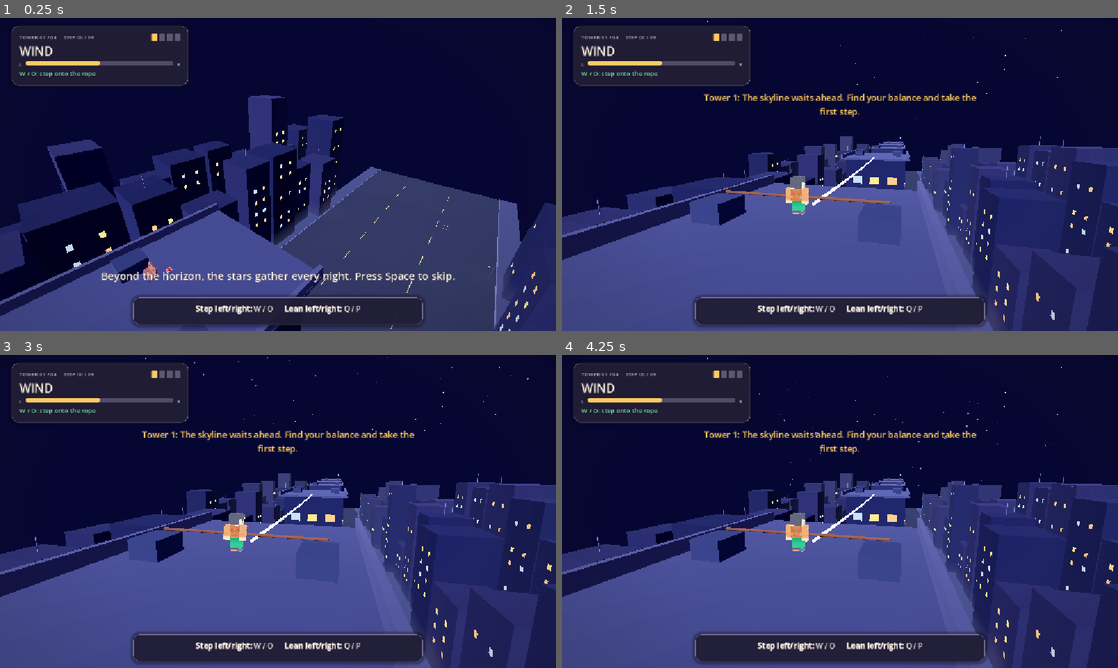
Above: before the commit, frames 1-4 (two rows, left to right).
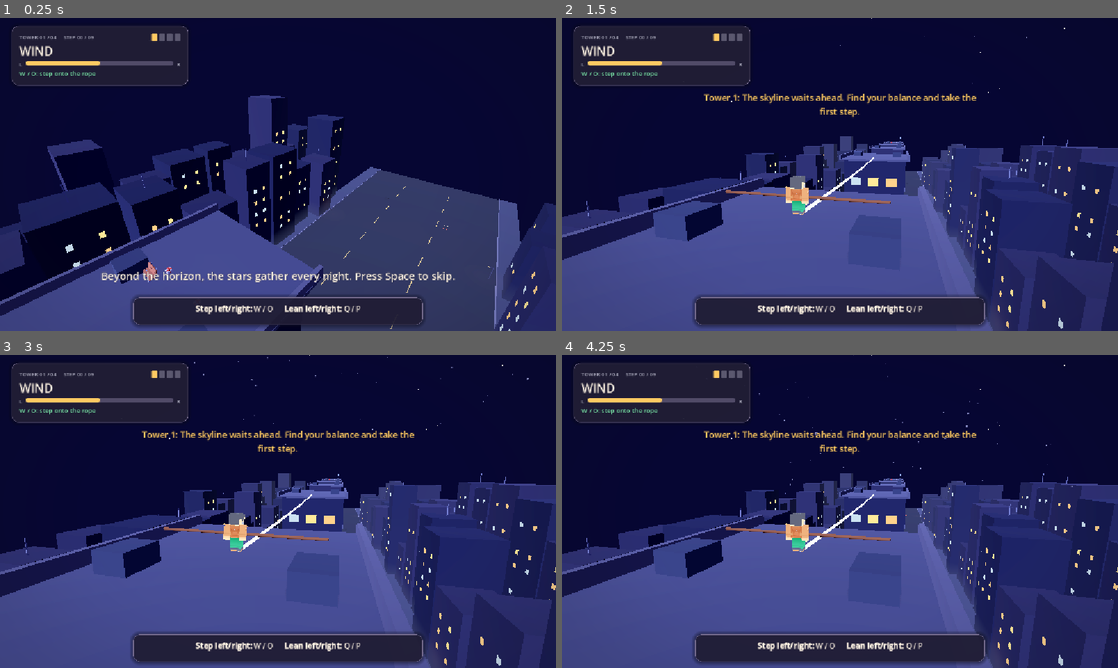
Above: after the commit, the same moments.

Repository: Ady-computerscience/tightrope_walker_alpha
Game: Godot game, scene res://scenes/main.tscn
Two runs of this game, one before a commit and one after it. Both use one fixed random seed, a clock stepped at 60 frames per second and the inputs below.
Inputs:
- Up to frame 1 (0.25 s): no input
- Up to frame 2 (1.5 s): tap Space (release) at 0.5, 0.6, 1.35 s; hold P (lean_right) 0.53-1.28 s; hold Q (lean_left) from 1.28 s (still down)
- Up to frame 3 (3 s): tap R (restart_run) at 2, 2.75 s; release Q (lean_left) at 2.03 s; hold P (lean_right) from 2.03 s (still down); tap E at 2.1 s; tap Space (release) at 2.3, 2.85 s
- Up to frame 4 (4.25 s): release P (lean_right) at 3.53 s; hold Q (lean_left) from 3.53 s (still down); tap Space (release) at 3.6 s

The runs differ from the first frame. In frame 1, 0.1% of the frame differs, in the area x 3-98%, y 26-97%; in frame 2, 4.3%; in frame 3, 4.3%; in frame 4, 4.3%, in the area x 3-100%, y 0-100%.

Commit message:
Extend falls to street level and add space respawn shortcut
Let the stuntman fall to just above the street before respawning,
with space to respawn early.

Move checkpoint starts closer to the rope and add scene checks
for both respawn paths.

Diff:
--- a/scripts/game.gd
+++ b/scripts/game.gd
@@ -12,6 +12,9 @@
 const INTRO_START_POSITION := Vector3(18.0, 64.0, -250.0)
 const INTRO_START_LOOK := Vector3(0.0, 52.0, -270.0)
 const FEET_Y := 45.0
+const STREET_SURFACE_Y := -12.0
+const RESPAWN_FEET_Y := STREET_SURFACE_Y + 0.8
+const FALL_GRAVITY := 26.0
 const ROPE_Y := 44.87
 const STATIC_SAG := 0.25
 const LOAD_SAG := 0.9
@@ -53,15 +56,18 @@
 var _bird_snow_remaining := 0.0
 var _bird_snow_direction := 0
 var _bird_snow_burst_pending := false
-var visual_z := -4.0
-var step_from := -4.0
-var step_to := -4.0
+var visual_z := Rules.step_z(1, 0)
+var step_from := Rules.step_z(1, 0)
+var step_to := Rules.step_z(1, 0)
 var step_elapsed := 0.0
 var step_duration := 0.0
 var step_result := ""
 var last_step_foot := ""
 var has_taken_first_step := false
 var fall_elapsed := 0.0
+var fall_start_position := Vector3.ZERO
+var fall_started := false
+var fall_ready_to_respawn := false
 var intro_elapsed := 0.0
 var intro_skip_elapsed := 0.0
 var intro_skip_from_position := Vector3.ZERO
@@ -136,18 +142,24 @@
 					"bird_gust": _queue_bird_snow_burst(int(event["dir"]))
 					"gust_pass": hud.show_toast("PASS", 1.0)
 					"fall":
-						fall_elapsed = 0.0
+						_start_fall()
 						step_duration = 0.0
 						hud.show_toast("MISS", 1.0)
 						if walker_animation != null and walker_animation.has_animation("die"):
 							walker_animation.play("die")
 		if rules.state == "falling":
-			fall_elapsed += dt
-			if fall_elapsed >= 1.7:
+			if not fall_started:
+				_start_fall()
+			if fall_ready_to_respawn or (fall_elapsed > 0.0 and Input.is_action_just_pressed("skip_fall")):
 				rules.respawn()
 				visual_z = Rules.step_z(rules.tower, 0)
+				fall_elapsed = 0.0
+				fall_started = false
+				fall_ready_to_respawn = false
 				_play_walker_animation("idle")
 				_announce_tower("Try again")
+			else:
+				fall_elapsed += dt
 	_update_step(dt)
 	_update_traffic(dt)
 	_update_walker(dt)
@@ -214,6 +226,8 @@
 	_play_walker_animation("idle")
 	step_duration = 0.0
 	fall_elapsed = 0.0
+	fall_started = false
+	fall_ready_to_respawn = false
 	camera_wind_sway = 0.0
 	camera_bird_gust_remaining = 0.0
 	hud.set_paused(false)
@@ -231,6 +245,13 @@
 	_announce_tower()
 
 
+func _start_fall() -> void:
+	fall_elapsed = 0.0
+	fall_start_position = walker.position
+	fall_started = true
+	fall_ready_to_respawn = false
+
+
 func _stargaze() -> void:
 	if rules.state != "won":
 		return
@@ -295,8 +316,13 @@
 		if rules.stage_kind() == "Sway":
 			feet.x += rules.sway * 1.6 * sin(PI * s)
 	if rules.state == "falling":
-		feet.y -= minf(8.0, fall_elapsed * fall_elapsed * 11.0)
-		feet.x += rules.fall_dir * fall_elapsed * 3.0
+		if not fall_started:
+			_start_fall()
+		var falling_y := fall_start_position.y - 0.5 * FALL_GRAVITY * fall_elapsed * fall_elapsed
+		feet.y = maxf(RESPAWN_FEET_Y, falling_y)
+		feet.x = fall_start_position.x + rules.fall_dir * fall_elapsed * 3.0
+		if falling_y <= RESPAWN_FEET_Y:
+			fall_ready_to_respawn = true
 	walker.position = feet
 	walker.rotation.z = -rules.tilt * deg_to_rad(30.0)
 	pole.rotation.z = PI * 0.5 + rules.tilt * deg_to_rad(12.0)
@@ -777,7 +803,7 @@
 	var ground := Node3D.new()
 	ground.name = "City Ground"
 	add_child(ground)
-	var street := _city_box(ground, Vector3(0.0, -12.5, -190.0), Vector3(78.0, 1.0, 500.0), Color("252a39"))
+	var street := _city_box(ground, Vector3(0.0, STREET_SURFACE_Y - 0.5, -190.0), Vector3(78.0, 1.0, 500.0), Color("252a39"))
 	street.name = "Asphalt Street"
 	for side_index in 2:
 		var side := -1.0 if side_index == 0 else 1.0
@@ -863,6 +889,7 @@
 	_add_key("step_left", KEY_W)
 	_add_key("step_right", KEY_O)
 	_add_key("skip_intro", KEY_SPACE)
+	_add_key("skip_fall", KEY_SPACE)
 	_add_key("release", KEY_SPACE)
 	_add_key("release", KEY_E)
 	_add_key("pause_run", KEY_ESCAPE)
--- a/scripts/tightrope_rules.gd
+++ b/scripts/tightrope_rules.gd
@@ -5,6 +5,7 @@
 const TOWER_COUNT := 4
 const STEPS_PER_TOWER := 9
 const TOWER_SPACING := 62.0
+const ROOFTOP_START_OFFSET := 6.5
 const ROPE_START_OFFSET := 7.0
 const ROPE_LENGTH := 48.0
 const STEP_COOLDOWN := 0.45
@@ -94,9 +95,9 @@
 static func step_z(tower_number: int, step_number: int) -> float:
 	var z := tower_z(tower_number)
 	if step_number <= 0:
-		return z - 4.0
+		return z - ROOFTOP_START_OFFSET
 	if step_number >= STEPS_PER_TOWER:
-		return tower_z(tower_number + 1) - 4.0
+		return tower_z(tower_number + 1) - ROOFTOP_START_OFFSET
 	return z - 8.0 - (step_number - 1) * (46.0 / (STEPS_PER_TOWER - 2))
 
 
--- a/tests/test_scene.gd
+++ b/tests/test_scene.gd
@@ -155,8 +155,8 @@
 		printerr("FAIL: startup control hint expired before the first step")
 		quit(1)
 		return true
-	if not _has_key_action("skip_intro", KEY_SPACE) or not _has_key_action("release", KEY_SPACE):
-		printerr("FAIL: Space is not mapped to intro skip and in-game release")
+	if not _has_key_action("skip_intro", KEY_SPACE) or not _has_key_action("skip_fall", KEY_SPACE) or not _has_key_action("release", KEY_SPACE):
+		printerr("FAIL: Space is not mapped to intro skip, fall skip, and in-game release")
 		quit(1)
 		return true
 	var intro_camera_position := camera.position
@@ -508,10 +508,43 @@
 		printerr("FAIL: checkpoint test did not trigger a fall")
 		quit(1)
 		return true
-	for tick in 18:
+	for tick in 12:
 		game.call("_process", 0.1)
+	var falling_walker: Node3D = game.get("walker")
+	if run.state != "falling" or falling_walker.position.y >= 37.0:
+		printerr("FAIL: stuntman stopped falling high above the street")
+		quit(1)
+		return true
+	for tick in 30:
+		if game.get("fall_ready_to_respawn"):
+			break
+		game.call("_process", 0.1)
+	var street_mesh := game.get_node("City Ground/Asphalt Street") as MeshInstance3D
+	var street_top: float = street_mesh.position.y + (street_mesh.mesh as BoxMesh).size.y * 0.5
+	if run.state != "falling" or not game.get("fall_ready_to_respawn") or falling_walker.position.y <= street_top or falling_walker.position.y > street_top + 1.0:
+		printerr("FAIL: stuntman did not reach just above the street before respawn: state=%s ready=%s feet=%f street=%f" % [run.state, game.get("fall_ready_to_respawn"), falling_walker.position.y, street_top])
+		quit(1)
+		return true
+	game.call("_process", 0.1)
 	if run.state != "walking" or run.tower != 2 or run.on_rope or not is_equal_approx(game.get("visual_z"), Rules.step_z(2, 0)):
 		printerr("FAIL: fall did not respawn on last reached rooftop: state=%s tower=%d z=%f elapsed=%f" % [run.state, run.tower, game.get("visual_z"), game.get("fall_elapsed")])
+		quit(1)
+		return true
+	run.step = 1
+	run.reach_rope()
+	run.tilt = 0.99
+	run.tilt_vel = 2.0
+	run.update(1.0 / 60.0, 0.0)
+	game.call("_process", 0.1)
+	if run.state != "falling" or game.get("fall_ready_to_respawn"):
+		printerr("FAIL: second fall was not active before the Space shortcut")
+		quit(1)
+		return true
+	Input.action_press("skip_fall")
+	game.call("_process", 0.1)
+	Input.action_release("skip_fall")
+	if run.state != "walking" or run.tower != 2 or run.on_rope or not is_equal_approx(game.get("visual_z"), Rules.step_z(2, 0)) or not is_equal_approx(falling_walker.position.y, 45.0):
+		printerr("FAIL: Space did not immediately respawn at the checkpoint")
 		quit(1)
 		return true
 	hud.call("_process", 11.0)
